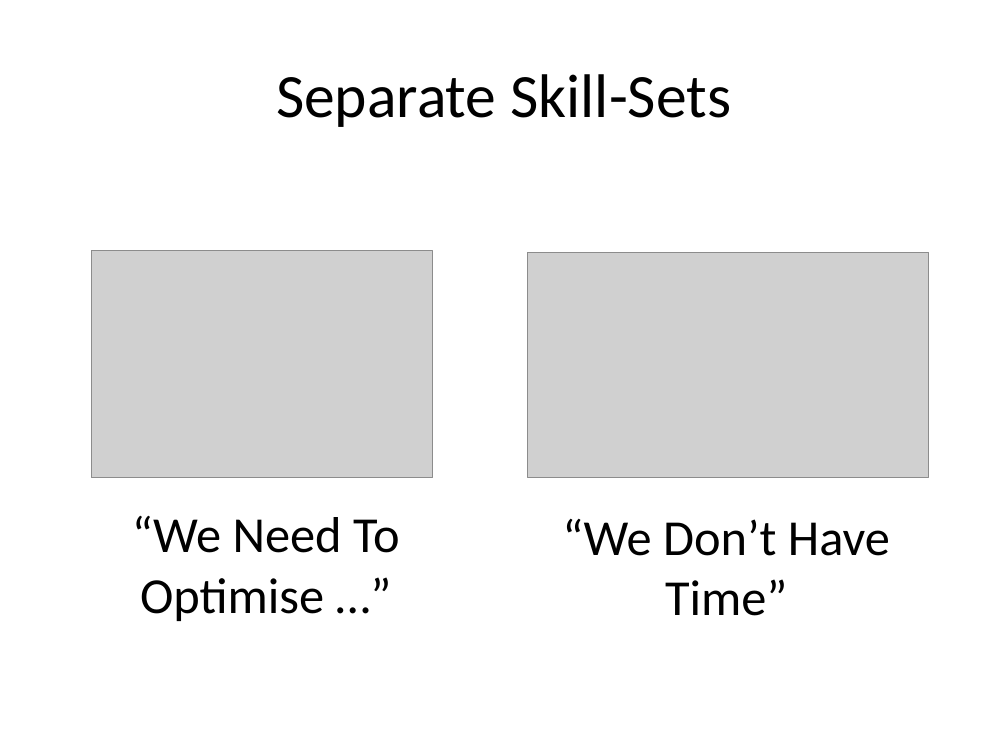
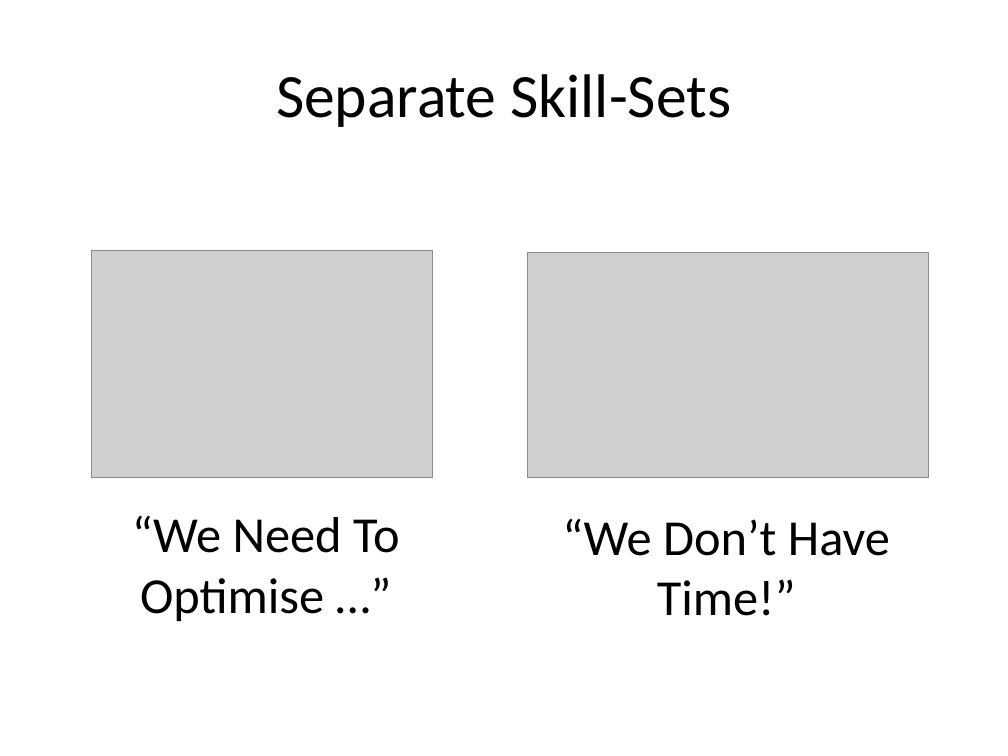
Before and after one commit to alexdgarland/database-demos, a slide deck: slide 12 of Slides/Not Only SQL - Picking A Database for DotNET.pptx. Drawn at 1008x756 pixels with LibreOffice and Linux fonts; fonts in the diff are those of the drawing; grey boxes stand for pictures. Boxes give left, top, right and bottom in pixels: in the first picture for what was removed or moved away, otherwise in the second. Text is boxed around its words. In the diff, an @@ line names an element or a change of style, - is before the commit and + after.

```diff
--- a/Slides/Not Only SQL - Picking A Database for DotNET.pptx
+++ b/Slides/Not Only SQL - Picking A Database for DotNET.pptx
@@ text at (x1=562, y1=519, x2=890, y2=616): text changed @@
-“We Don’t Have Time”
+“We Don’t Have Time!”
```
Also in this commit, not shown: 7 other slides changed, 2 slides added, 1 slide removed.
